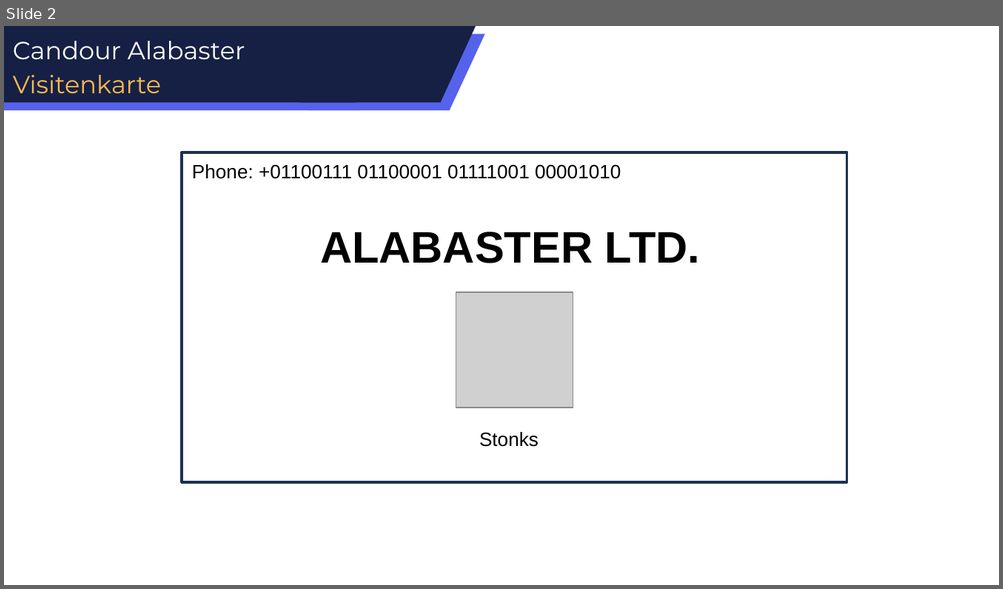
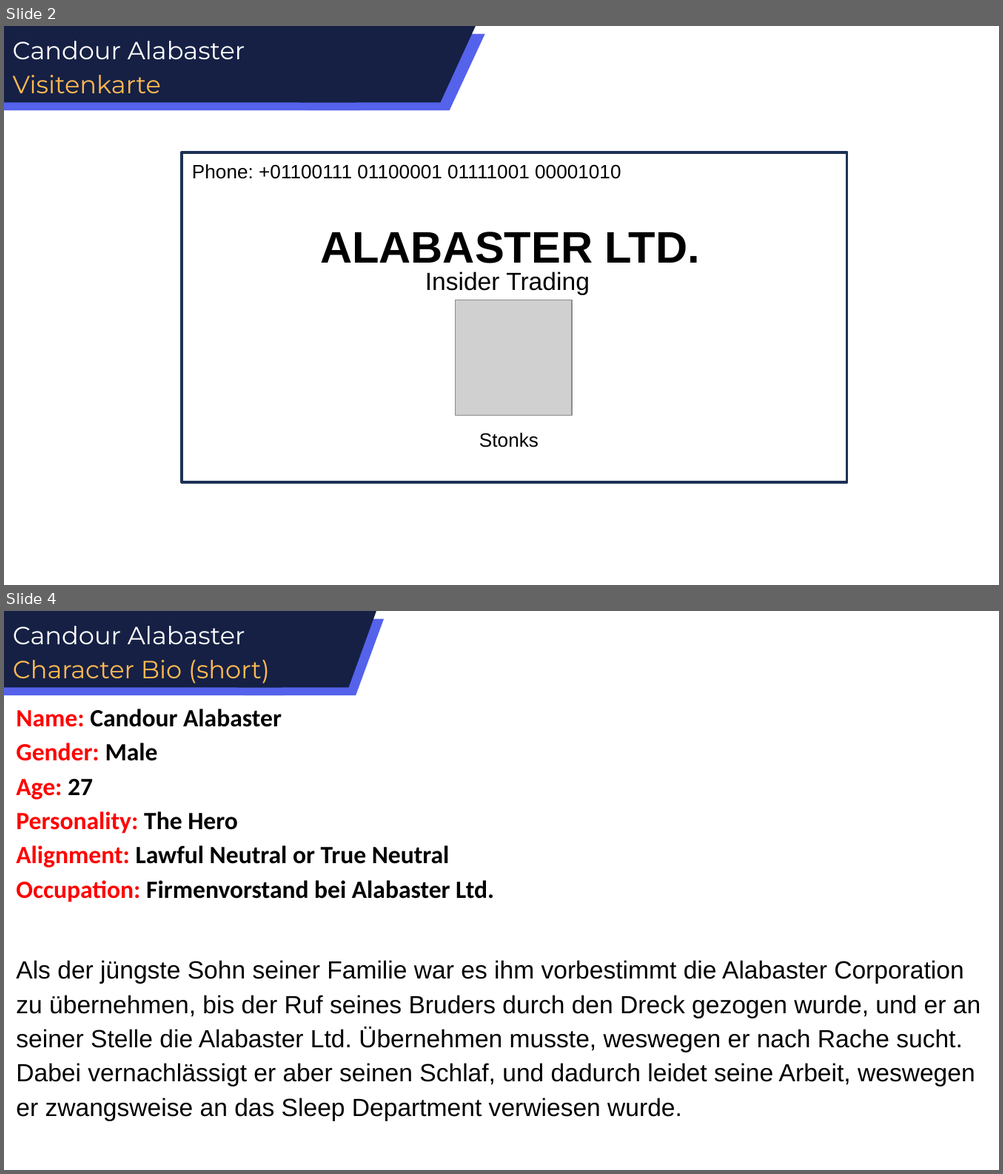
Before and after one commit to E1kari/Game-Jaaaam, a slide deck: Design Stuff/Narrativ/Kunden/2.1 Candour Alabaster.pptx. Shown one above the other, each under a label of ours: slide 2 before the commit, slides 2 and 4 after it; the slides between them are not shown. The pictures are 1003x589 and 1003x1174 pixels, drawn with LibreOffice and Linux fonts; fonts in the diff are those of the drawing; grey boxes stand for pictures. Boxes give left, top, right and bottom in pixels: in the first picture for what was removed or moved away, otherwise in the second. Text is boxed around its words. In the diff, an @@ line names an element or a change of style, - is before the commit and + after.

```diff
--- a/Design Stuff/Narrativ/Kunden/2.1 Candour Alabaster.pptx
+++ b/Design Stuff/Narrativ/Kunden/2.1 Candour Alabaster.pptx
@@ slide 4 added at box(4, 611, 999, 1170), background #FFFFFF @@
@@ text added at box(13, 626, 270, 684), 18 pt, text #FFB951 @@
+Candour Alabaster
+Character Bio (short)
@@ group added at box(4, 611, 384, 695): 2 rectangles, 2 flow chart input outputs @@
@@ text added at box(16, 709, 980, 1121), 18 pt, text #000000 @@
+Name: Candour Alabaster
+Gender: Male
+Age: 27
+Personality: The Hero
+Alignment: Lawful Neutral or True Neutral
+Occupation: Firmenvorstand bei Alabaster Ltd.
+Als der jüngste Sohn seiner Familie war es ihm vorbestimmt die Alabaster Corporation zu übernehmen, bis der Ruf seines Bruders durch den Dreck gezogen wurde, und er an seiner Stelle die Alabaster Ltd. Übernehmen musste, weswegen er nach Rache sucht. Dabei vernachlässigt er aber seinen Schlaf, und dadurch leidet seine Arbeit, weswegen er zwangsweise an das Sleep Department verwiesen wurde.
@@ slide 2 changed as well @@
@@ rectangle at box(182, 153, 846, 483): outline #1E3256 2 pt to #1D3155 2 pt @@
@@ text added at box(425, 272, 589, 295), 18 pt, text #000000 @@
+Insider Trading
@@ picture: place and size @@
-picture at box(455, 292, 573, 408)
+picture at box(455, 301, 571, 416)
```
Also in this commit, not shown: 1 other slide changed, 2 other slides added, 6 slides removed, 7 other files.
